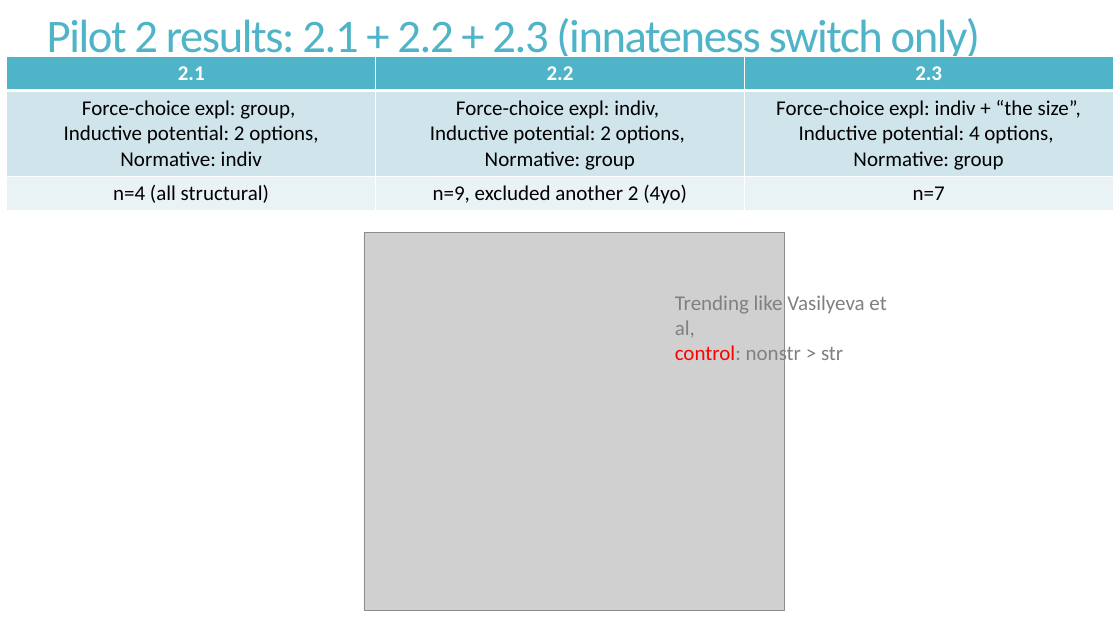
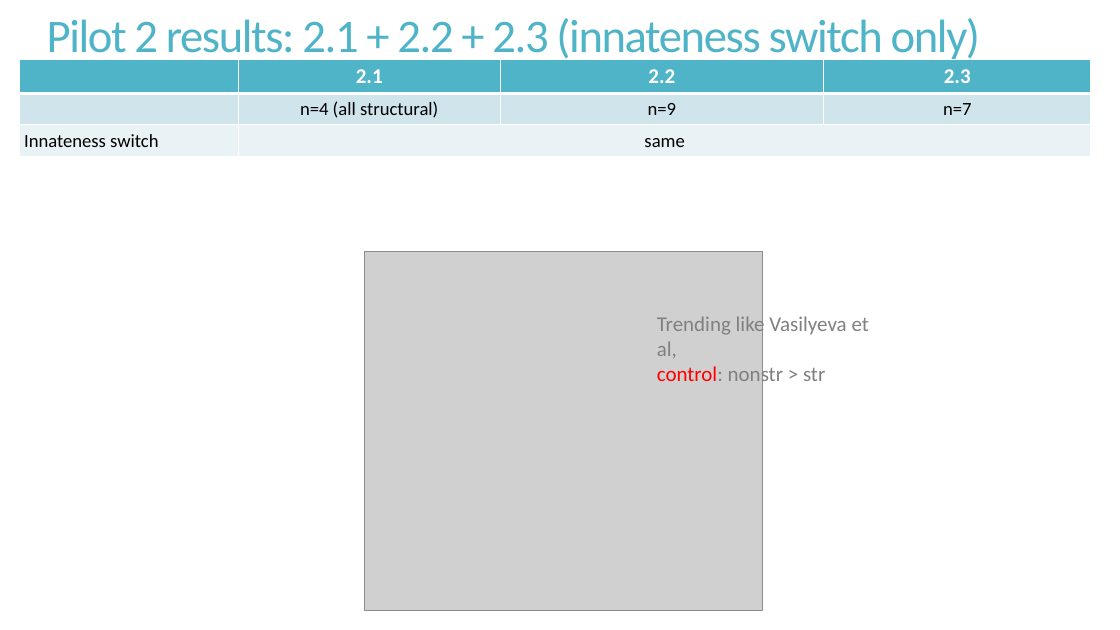
Before and after one commit to mariannazhang/structuralblocking, a slide deck: slide 23 of manuscript/FYP_pilot_2_3.24.19.pptx (slide 24 before the commit). Drawn at 1120x630 pixels with LibreOffice and Linux fonts; fonts in the diff are those of the drawing; grey boxes stand for pictures. Boxes give left, top, right and bottom in pixels: in the first picture for what was removed or moved away, otherwise in the second. Text is boxed around its words. In the diff, an @@ line names an element or a change of style, - is before the commit and + after.

Commit message:
analysis for pilot 2.1-2.3, power analysis for final data collection

```diff
--- a/manuscript/FYP_pilot_2_3.24.19.pptx
+++ b/manuscript/FYP_pilot_2_3.24.19.pptx
@@ table at <box>19,60,1091,157</box> @@
-column 1: 2.1 | Force-choice expl: group, Inductive potential: 2 options, Normative: indiv | n=4 (all structural)
-column 2: 2.2 | Force-choice expl: indiv, Inductive potential: 2 options, Normative: group | n=9, excluded another 2 (4yo)
-column 3: 2.3 | Force-choice expl: indiv + “the size”, Inductive potential: 4 options, Normative: group | n=7
+column 1:  |  | Innateness switch
+column 2: 2.1 | n=4 (all structural) | same
+column 3: 2.2 | n=9 | 
+column 4: 2.3 | n=7 | 
@@ table: place and size @@
-table at <box>7,57,1113,209</box>
+table at <box>19,60,1091,157</box>
@@ picture: place and size @@
-picture at <box>364,232,784,610</box>
+picture at <box>364,252,762,610</box>
@@ text "Trending like Vasilyeva et al, ...": place and size @@
-text "Trending like Vasilyeva et al, ..." at <box>675,295,886,367</box>
+text "Trending like Vasilyeva et al, ..." at <box>657,313,869,388</box>
```
Also in this commit, not shown: 10 other slides changed, 12 slides added, 2 slides removed, 30 other files.
